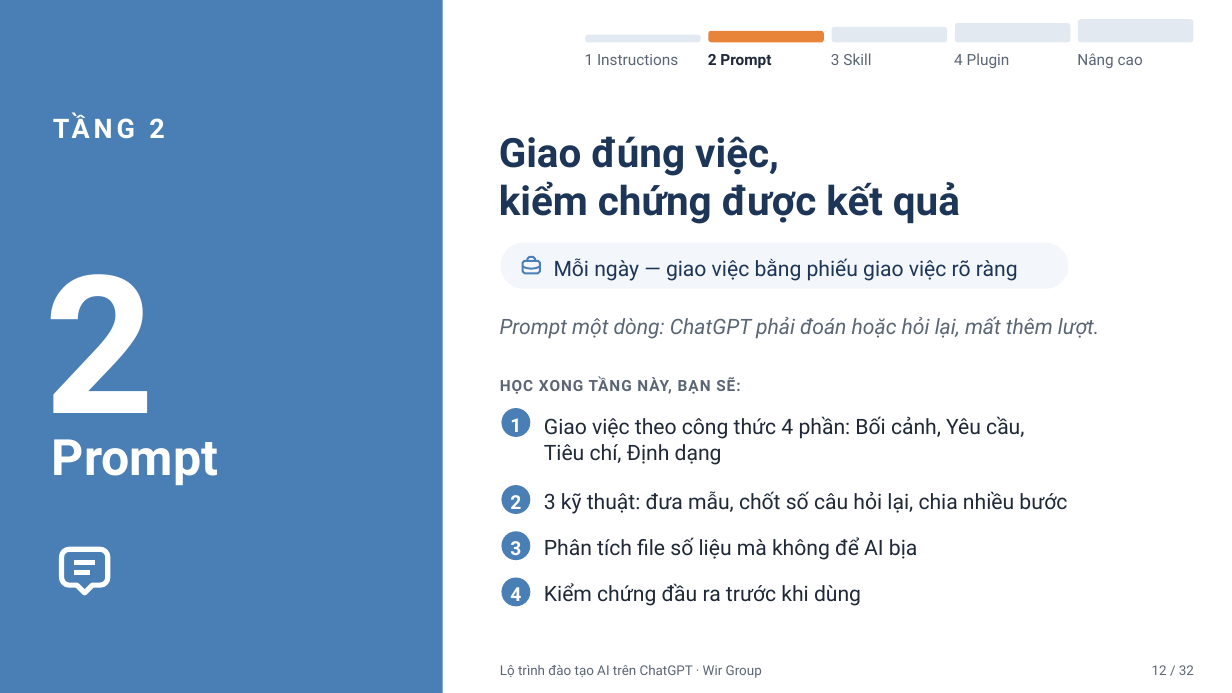
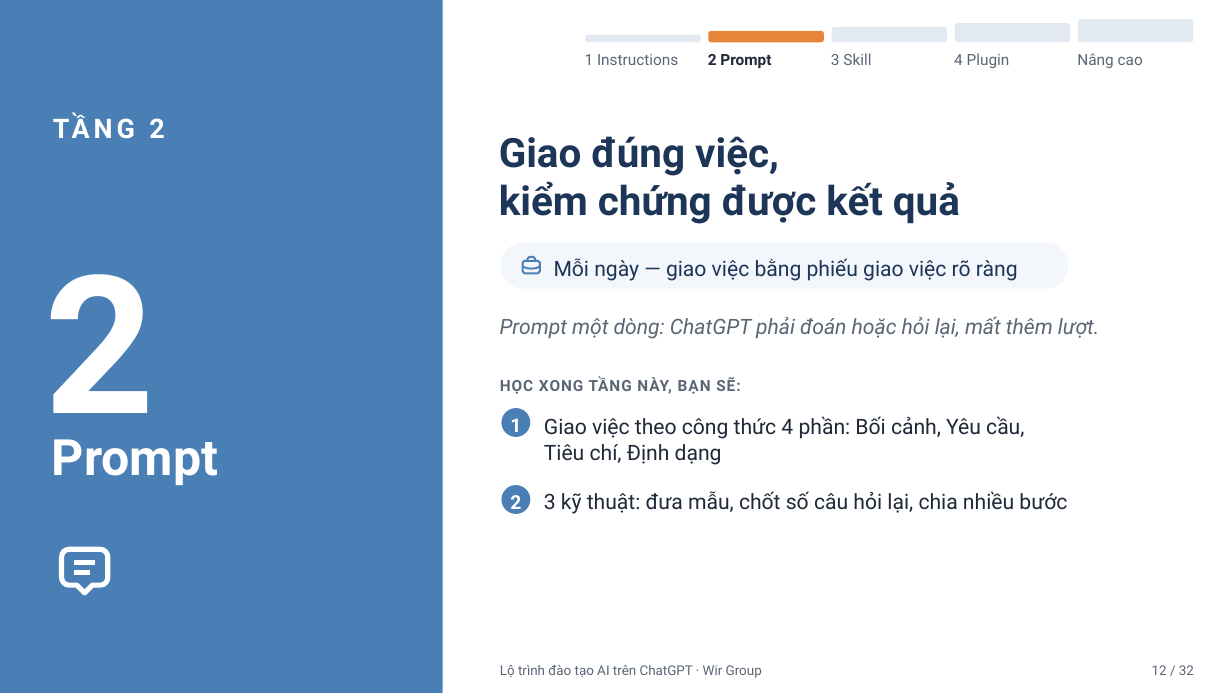
Before and after one commit to zFinnz/WirAi, a slide deck: slide 12 of slides/Lo-trinh-dao-tao-AI-ChatGPT-Wir-Group.pptx. Drawn at 1232x693 pixels with LibreOffice and Linux fonts; fonts in the diff are those of the drawing. Boxes give left, top, right and bottom in pixels: in the first picture for what was removed or moved away, otherwise in the second. Text is boxed around its words. In the diff, an @@ line names an element or a change of style, - is before the commit and + after.

```diff
--- a/slides/Lo-trinh-dao-tao-AI-ChatGPT-Wir-Group.pptx
+++ b/slides/Lo-trinh-dao-tao-AI-ChatGPT-Wir-Group.pptx
@@ group removed at box(502, 531, 917, 606): 4 texts, 2 ellipses @@
-3
-Phân tích file số liệu mà không để AI bịa
-4
-Kiểm chứng đầu ra trước khi dùng
```
Also in this commit, not shown: 2 other files.
